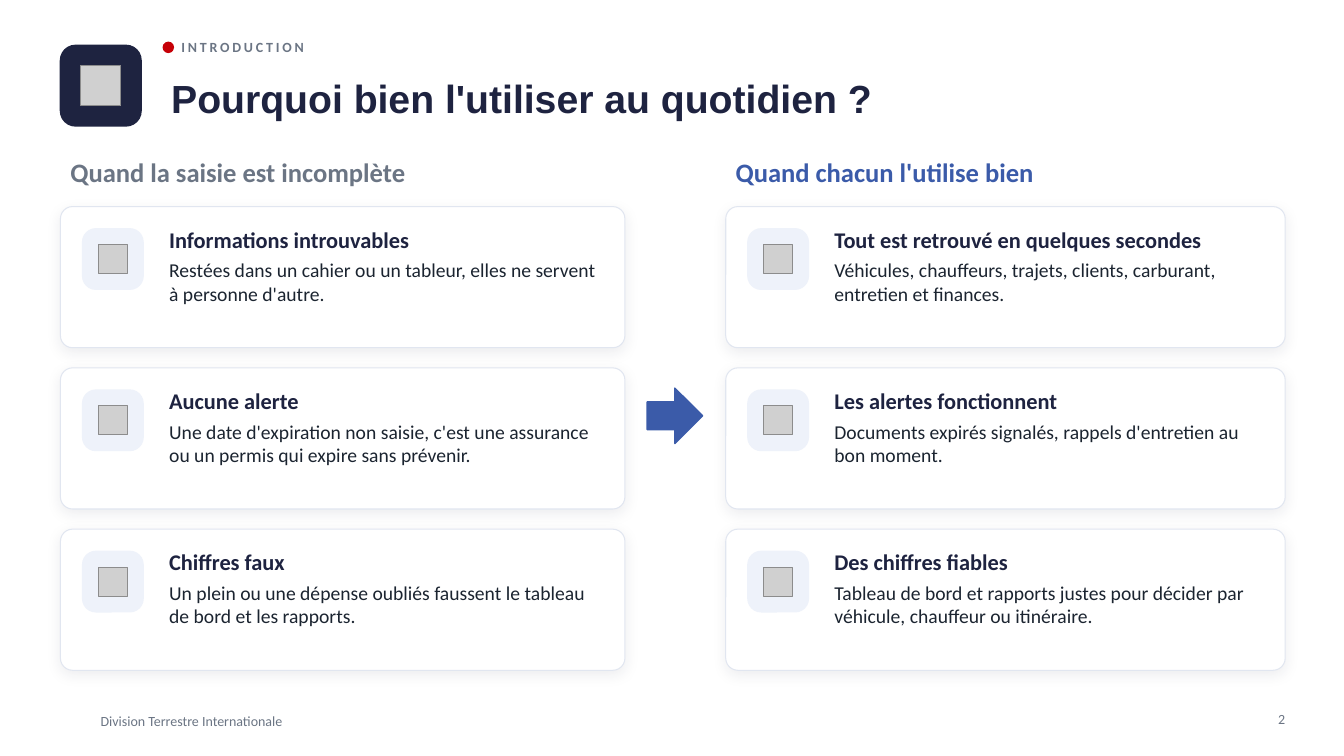
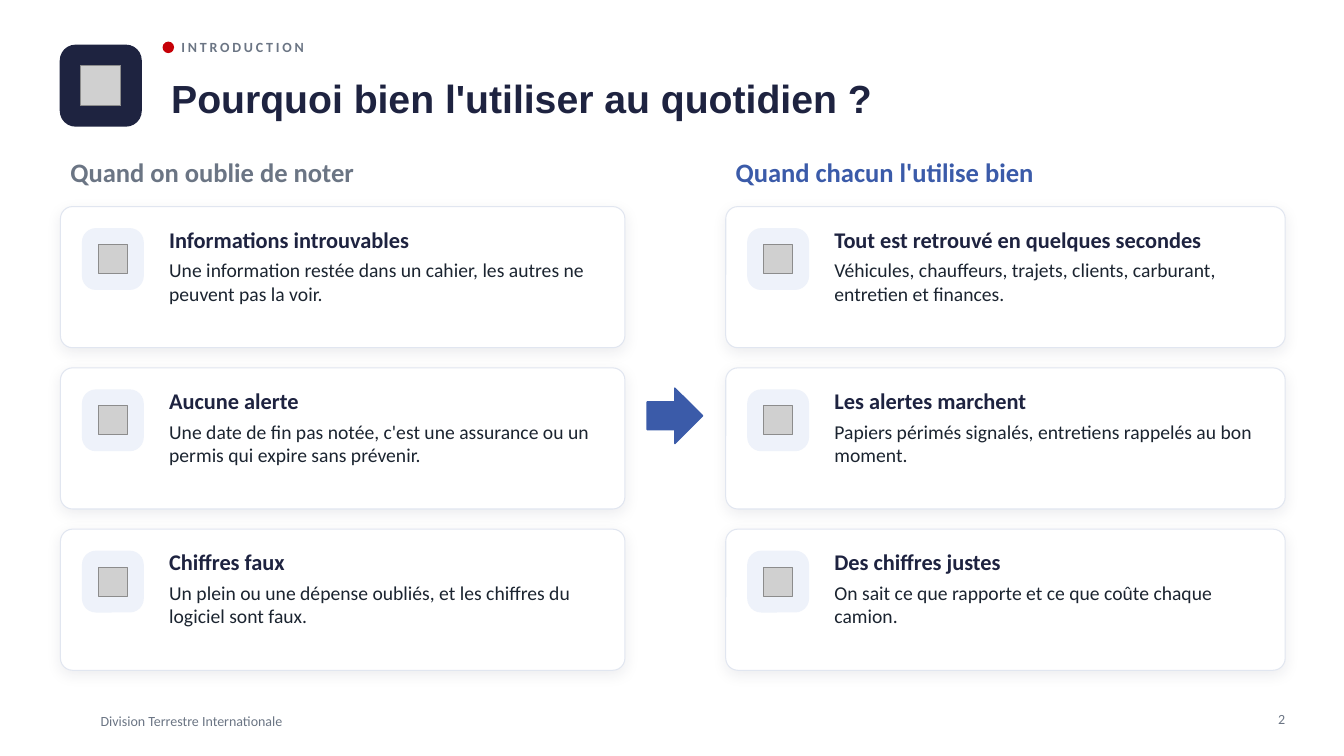
Before and after one commit to meledjearmel/portfolio-assets, a slide deck: slide 2 of formations/dti/presentation-division-terrestre-internationale.pptx. Drawn at 1344x756 pixels with LibreOffice and Linux fonts; fonts in the diff are those of the drawing; grey boxes stand for pictures; background and template pictures are left out. Boxes give left, top, right and bottom in pixels: in the first picture for what was removed or moved away, otherwise in the second. Text is boxed around its words. In the diff, an @@ line names an element or a change of style, - is before the commit and + after.

```diff
--- a/formations/dti/presentation-division-terrestre-internationale.pptx
+++ b/formations/dti/presentation-division-terrestre-internationale.pptx
@@ text at [70, 163, 354, 186]: text changed @@
-Quand la saisie est incomplète
+Quand on oublie de noter
@@ text at [169, 263, 584, 304]: text changed @@
-Restées dans un cahier ou un tableur, elles ne servent à personne d'autre.
+Une information restée dans un cahier, les autres ne peuvent pas la voir.
@@ text at [834, 393, 1252, 462]: text changed @@
-Les alertes fonctionnent
-Documents expirés signalés, rappels d'entretien au bon moment.
+Les alertes marchent
+Papiers périmés signalés, entretiens rappelés au bon moment.
@@ text at [169, 425, 589, 465]: text changed @@
-Une date d'expiration non saisie, c'est une assurance ou un permis qui expire sans prévenir.
+Une date de fin pas notée, c'est une assurance ou un permis qui expire sans prévenir.
@@ text at [834, 554, 1212, 623]: text changed @@
-Des chiffres fiables
-Tableau de bord et rapports justes pour décider par véhicule, chauffeur ou itinéraire.
+Des chiffres justes
+On sait ce que rapporte et ce que coûte chaque camion.
@@ text at [169, 586, 570, 627]: text changed @@
-Un plein ou une dépense oubliés faussent le tableau de bord et les rapports.
+Un plein ou une dépense oubliés, et les chiffres du logiciel sont faux.
```
Also in this commit, not shown: 23 other slides changed, 1 slide added, 1 other file.
